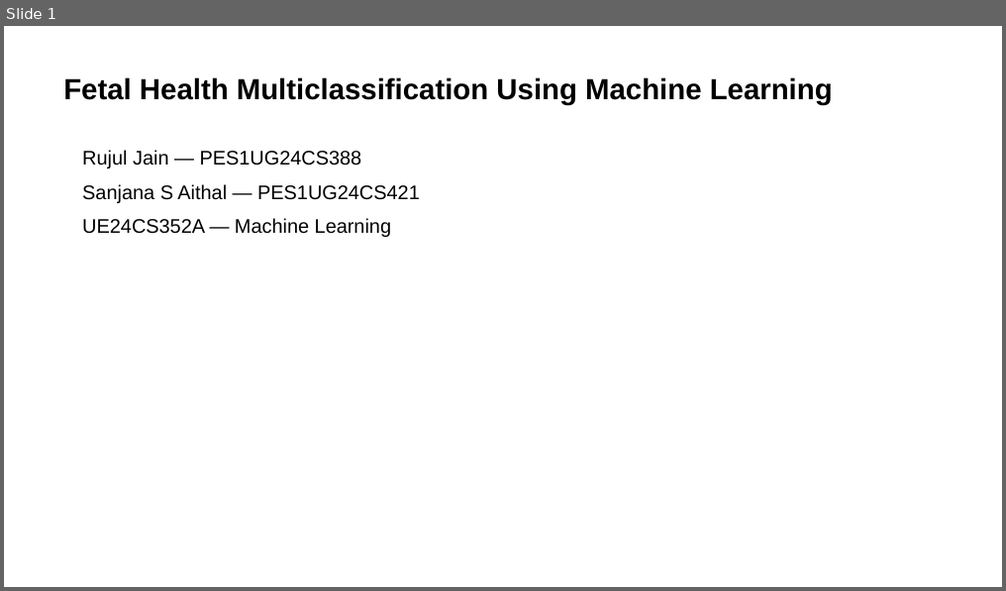
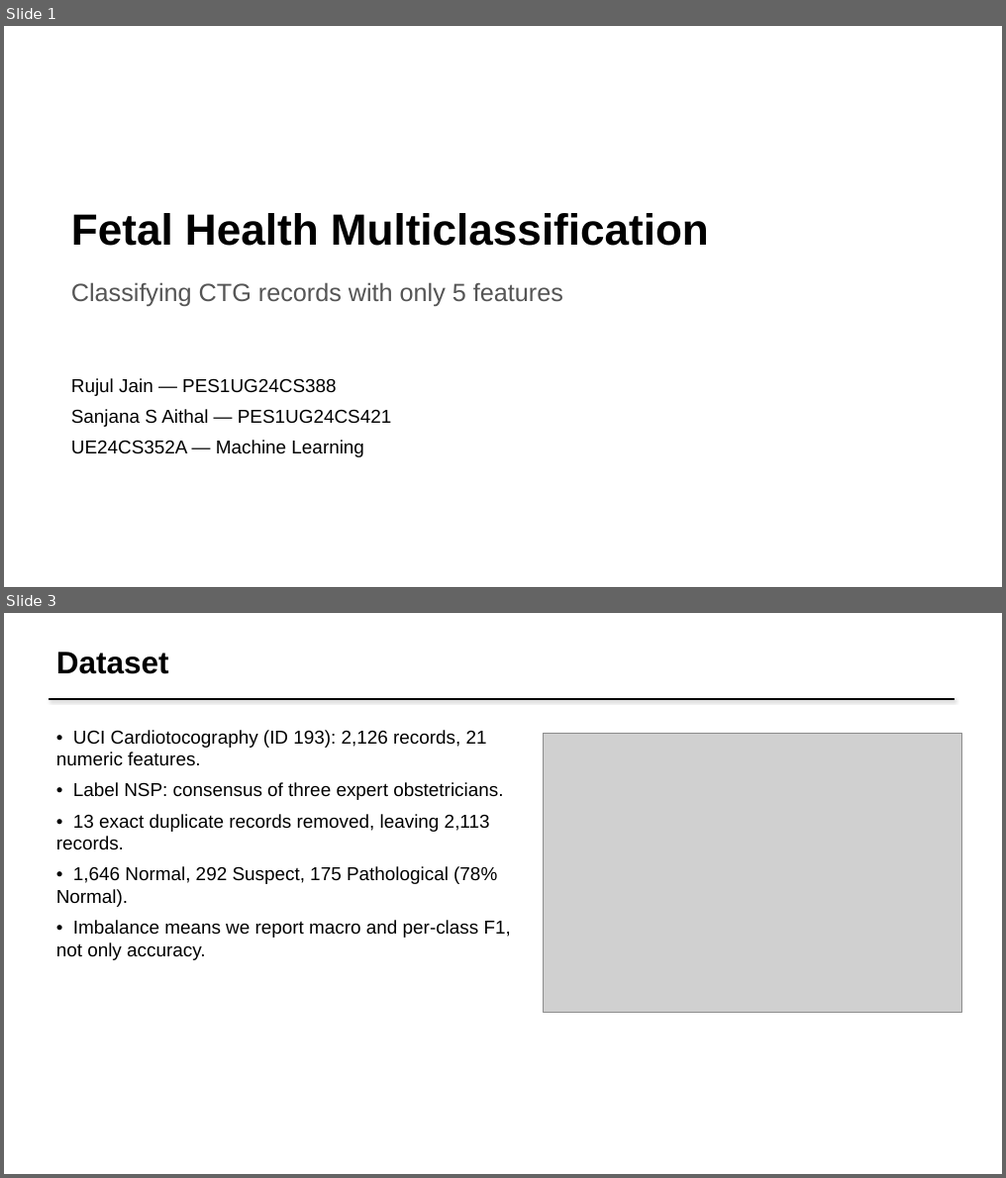
Before and after one commit to rujul-rj/Fetal-Health-Multiclassification, a slide deck: presentation/Fetal_Health_Multiclassification_Presentation.pptx. Shown one above the other, each under a label of ours: slide 1 before the commit, slides 1 and 3 after it; the slides between them are not shown. The pictures are 1006x591 and 1006x1178 pixels, drawn with LibreOffice and Linux fonts; fonts in the diff are those of the drawing; grey boxes stand for pictures. Boxes give left, top, right and bottom in pixels: in the first picture for what was removed or moved away, otherwise in the second. Text is boxed around its words. In the diff, an @@ line names an element or a change of style, - is before the commit and + after.

```diff
--- a/presentation/Fetal_Health_Multiclassification_Presentation.pptx
+++ b/presentation/Fetal_Health_Multiclassification_Presentation.pptx
@@ slide 3 added at (x1=4, y1=613, x2=1002, y2=1174), background #FFFFFF @@
@@ text added at (x1=56, y1=652, x2=169, y2=674), 30 pt, text #000000, bold @@
+Dataset
@@ line added from (49, 699) to (954, 699), #000000 2 pt @@
@@ text added at (x1=56, y1=730, x2=511, y2=960), 18 pt, text #000000 @@
+• UCI Cardiotocography (ID 193): 2,126 records, 21 numeric features.
+• Label NSP: consensus of three expert obstetricians.
+• 13 exact duplicate records removed, leaving 2,113 records.
+• 1,646 Normal, 292 Suspect, 175 Pathological (78% Normal).
+• Imbalance means we report macro and per-class F1, not only accuracy.
@@ picture added at (x1=543, y1=733, x2=962, y2=1012) @@
@@ slide 1 changed as well @@
@@ text at (x1=71, y1=213, x2=709, y2=246): text changed; size 28 to 42 pt @@
-Fetal Health Multiclassification Using Machine Learning
+Fetal Health Multiclassification
@@ text added at (x1=71, y1=282, x2=563, y2=306), 24 pt, text #555555 @@
+Classifying CTG records with only 5 features
@@ text "Rujul Jain — PES1UG24CS388" moved from (x1=82, y1=150, x2=420, y2=237) to (x1=71, y1=378, x2=391, y2=458) @@
@@ text "Rujul Jain — PES1UG24CS388" at (x1=71, y1=378, x2=391, y2=458): size 19 to 18 pt; less space between paragraphs @@
```
Also in this commit, not shown: 1 other slide changed, 8 other slides added, 8 slides removed, 35 other files.
